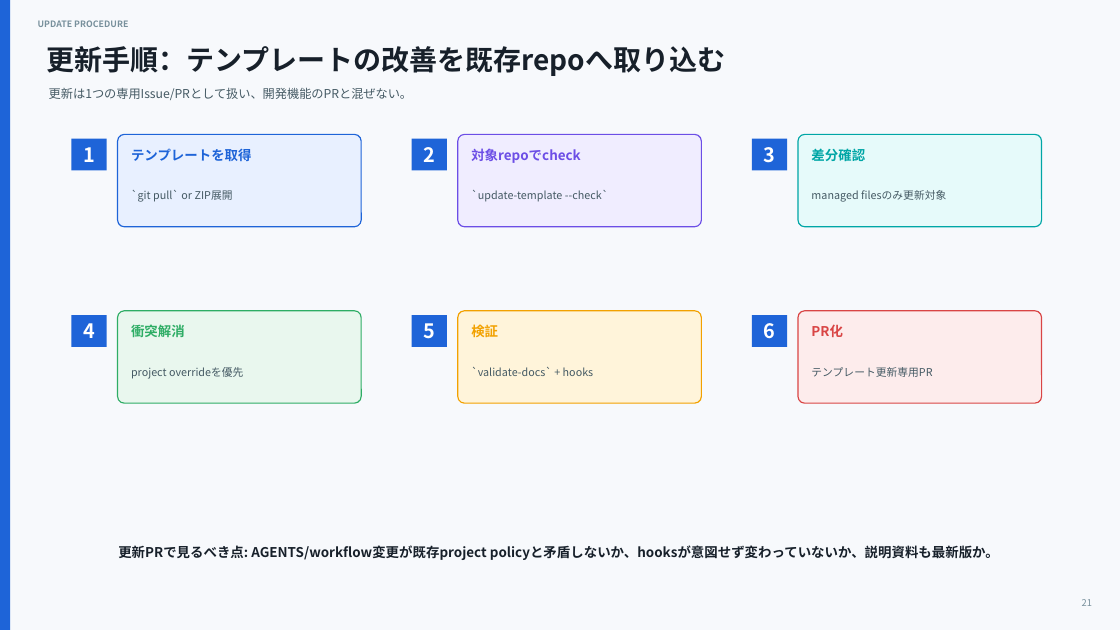
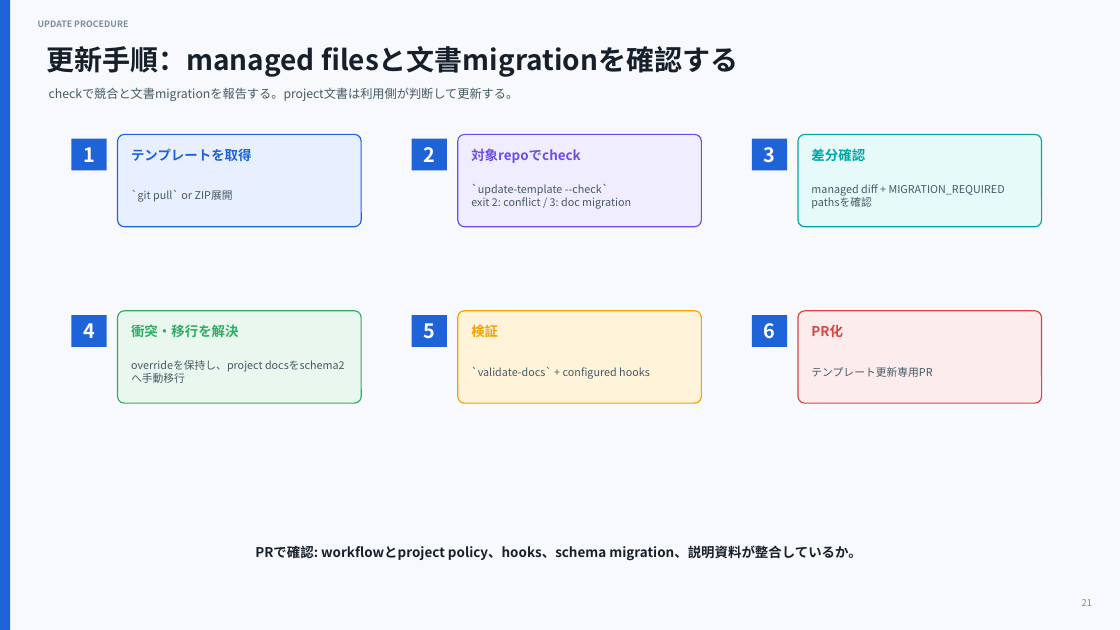
Before and after one commit to puchinya/ai-agent-project-template, a slide deck: slide 21 of docs/presentations/ai-agent-project-template-introduction.pptx. Drawn at 1120x630 pixels with LibreOffice and Linux fonts; fonts in the diff are those of the drawing. Boxes give left, top, right and bottom in pixels: in the first picture for what was removed or moved away, otherwise in the second. Text is boxed around its words. In the diff, an @@ line names an element or a change of style, - is before the commit and + after.

```diff
--- a/docs/presentations/ai-agent-project-template-introduction.pptx
+++ b/docs/presentations/ai-agent-project-template-introduction.pptx
@@ text at [46, 46, 738, 77]: text changed @@
-更新手順：テンプレートの改善を既存repoへ取り込む
+更新手順：managed filesと文書migrationを確認する
@@ text at [49, 87, 519, 101]: text changed @@
-更新は1つの専用Issue/PRとして扱い、開発機能のPRと混ぜない。
+checkで競合と文書migrationを報告する。project文書は利用側が判断して更新する。
@@ text at [471, 184, 631, 209]: text changed @@
-`update-template --check`
+`update-template --check`
+exit 2: conflict / 3: doc migration
@@ text at [811, 184, 1005, 209]: text changed @@
-managed filesのみ更新対象
+managed diff + MIGRATION_REQUIRED pathsを確認
@@ text at [131, 324, 238, 337]: text changed @@
-衝突解消
+衝突・移行を解決
@@ text at [131, 360, 263, 372]: text changed @@
-project overrideを優先
+overrideを保持し、project docsをschema2へ手動移行
@@ text at [471, 367, 650, 379]: text changed @@
-`validate-docs` + hooks
+`validate-docs` + configured hooks
@@ text at [255, 545, 861, 561]: text changed @@
-更新PRで見るべき点: AGENTS/workflow変更が既存project policyと矛盾しないか、hooksが意図せず変わっていないか、説明資料も最新版か。
+PRで確認: workflowとproject policy、hooks、schema migration、説明資料が整合しているか。
```
Also in this commit, not shown: 14 other slides changed, 20 other files.
